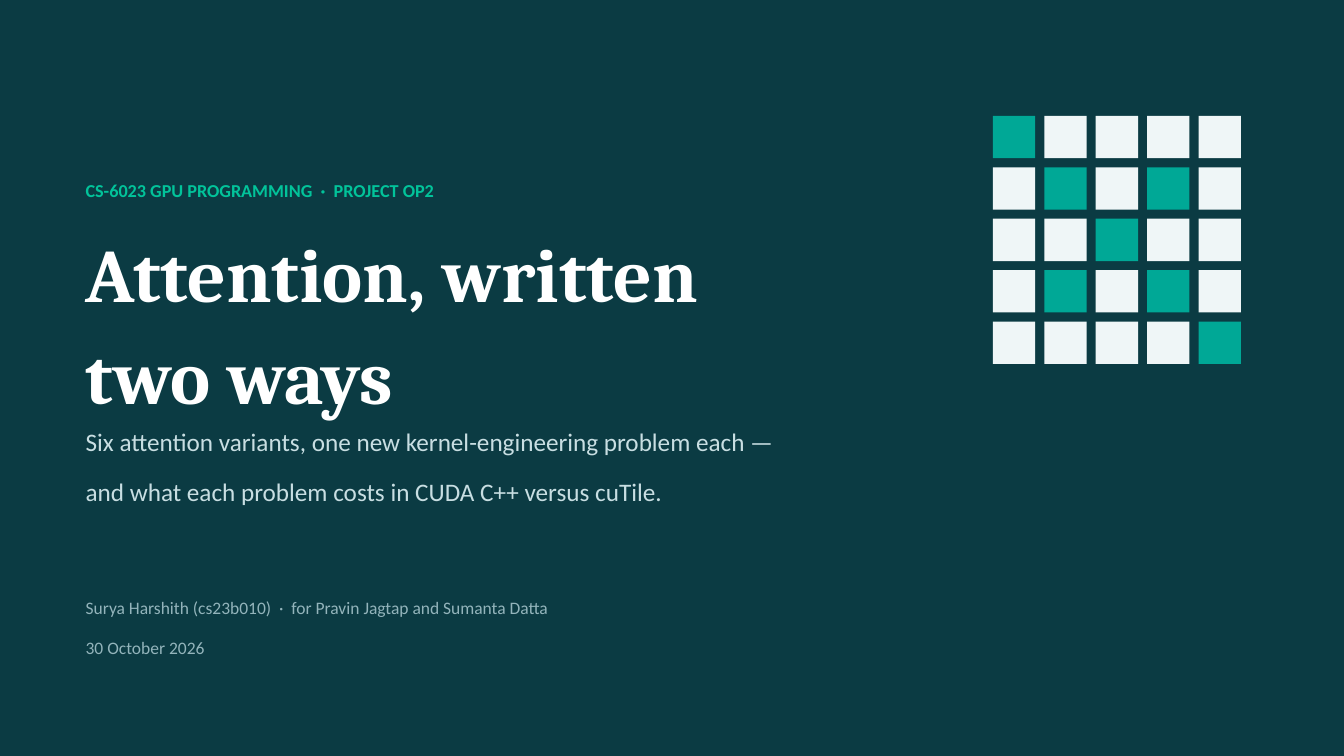
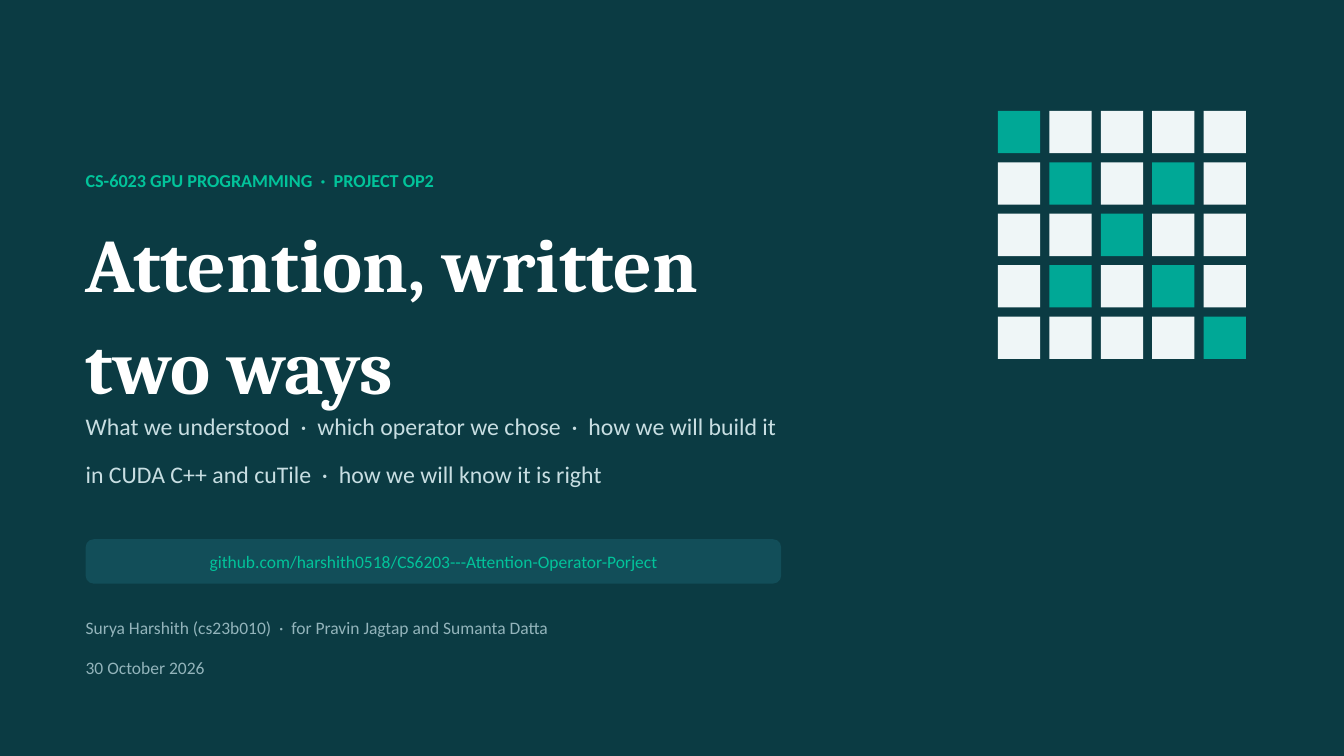
Before and after one commit to harshith0518/CS6203---Attention-Operator-Porject, a slide deck: slide 1 of docs/op2-attention-slides.pptx. Drawn at 1344x756 pixels with LibreOffice and Linux fonts; fonts in the diff are those of the drawing. Boxes give left, top, right and bottom in pixels: in the first picture for what was removed or moved away, otherwise in the second. Text is boxed around its words. In the diff, an @@ line names an element or a change of style, - is before the commit and + after.

```diff
--- a/docs/op2-attention-slides.pptx
+++ b/docs/op2-attention-slides.pptx
@@ text "CS-6023 GPU PROGRAMMING · PROJECT ...": place and size @@
-text "CS-6023 GPU PROGRAMMING · PROJECT ..." at <box>86,184,434,197</box>
+text "CS-6023 GPU PROGRAMMING · PROJECT ..." at <box>86,174,434,187</box>
@@ text "Attention, written": place and size @@
-text "Attention, written" at <box>86,249,698,420</box>
+text "Attention, written" at <box>86,239,698,410</box>
@@ 25 rectangles: place and size @@
-25 rectangles at <box>993,116,1241,364</box>
+25 rectangles at <box>998,111,1246,359</box>
@@ text at <box>86,418,775,487</box>: text changed; size 18 to 17 pt @@
-Six attention variants, one new kernel-engineering problem each —
-and what each problem costs in CUDA C++ versus cuTile.
+What we understood · which operator we chose · how we will build it
+in CUDA C++ and cuTile · how we will know it is right
@@ rounded rectangle added at <box>86,539,781,584</box>, fill #124E59, 12.5 pt, text #02C39A @@
+github.com/harshith0518/CS6203---Attention-Operator-Porject
@@ text "Surya Harshith (cs23b010) · for ...": place and size @@
-text "Surya Harshith (cs23b010) · for ..." at <box>86,601,548,654</box>
+text "Surya Harshith (cs23b010) · for ..." at <box>86,621,548,674</box>
```
Also in this commit, not shown: 1 other slide changed, 8 slides added, 10 slides removed, 1 other file.
